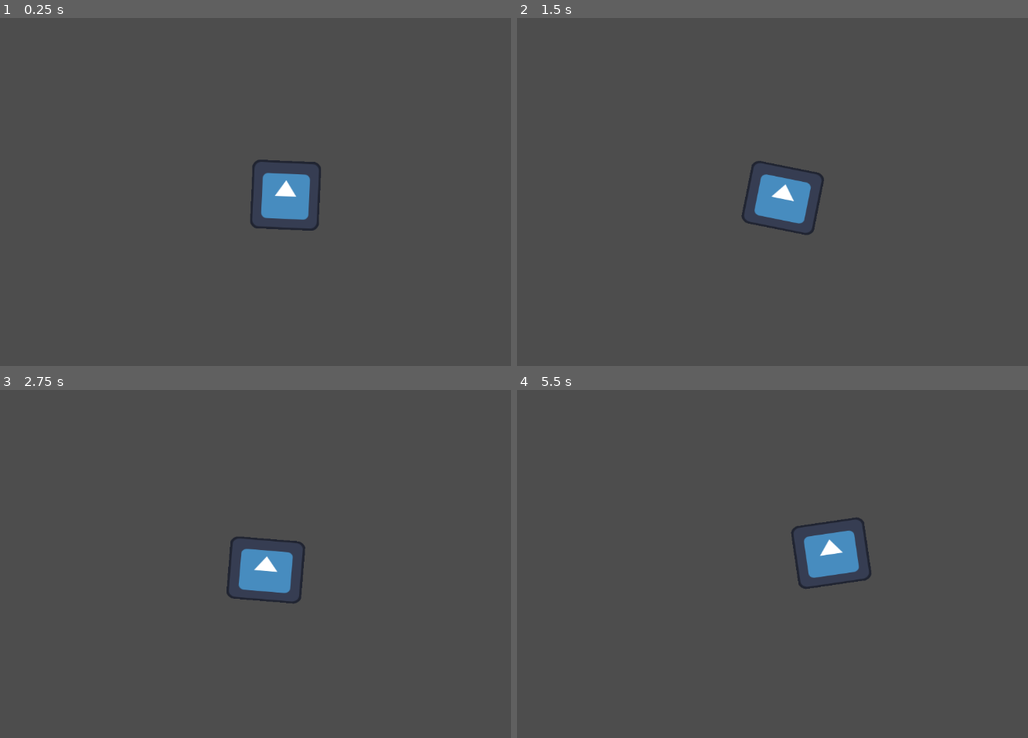
Above: before the commit, frames 1-4 (two rows, left to right).
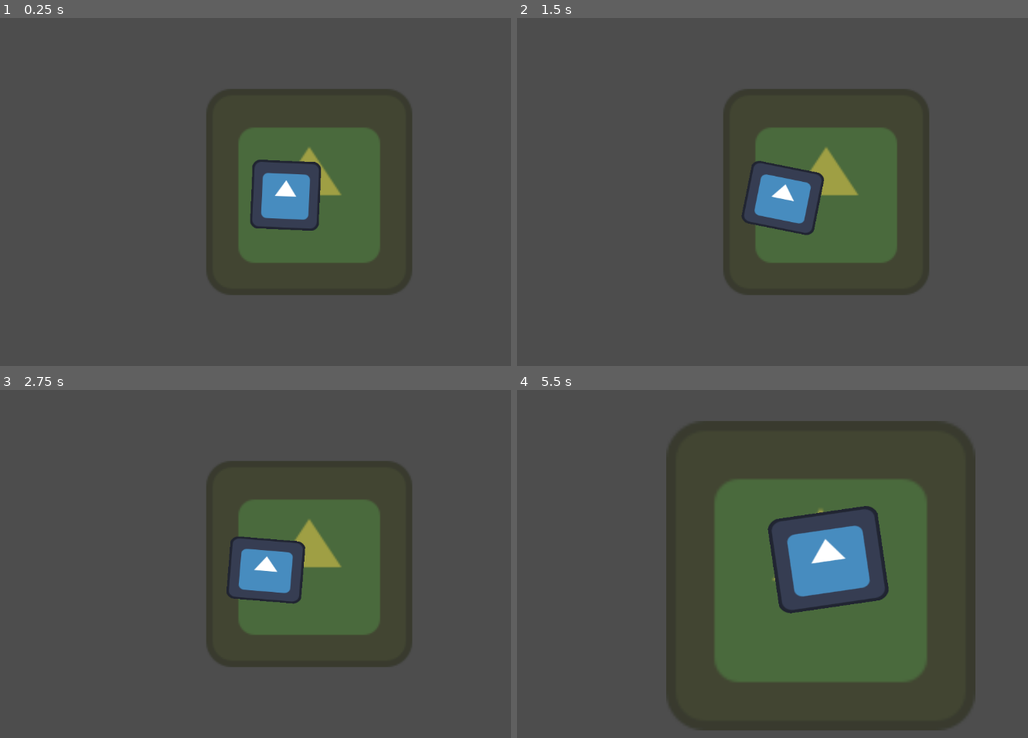
Above: after the commit, the same moments.

Repository: Snakatakka/Sheeple-Pleaser
Game: Godot game, scene res://test.tscn
Same seed, same stepped clock (60 frames per second), same inputs: the game is played once before the commit and once after it. The engine's default icon, where the game draws it, is replaced by a stand-in: a white triangle on a blue panel in a dark square.
Inputs (mouse positions are in pixels of both pictures, inside the frame that each line leads up to):
- Up to frame 1 (0.25 s): no input
- Up to frame 2 (1.5 s): tap Enter at 0.5 s; move the mouse to (961, 174) at 0.52 s; hold Right 0.53-1.28 s; tap Alt at 0.6 s; click (961, 174) at 0.67 s; move the mouse to (700, 209) at 1.27 s; hold Down from 1.28 s (still down); tap Shift at 1.35 s
- Up to frame 3 (2.75 s): tap Space at 2 s; move the mouse to (373, 487) at 2.02 s; release Down at 2.03 s; hold Right from 2.03 s (still down); tap Alt at 2.1 s
- Up to frame 4 (5.5 s): move the mouse to (792, 633) at 2.77 s; release Right at 2.78 s; hold Up 2.78-3.53 s; tap Shift at 2.85, 4.35 s; click (792, 633) at 2.92 s; tap Enter at 3.5 s; move the mouse to (1012, 616) at 3.52 s; hold Left 3.53-5.03 s; tap Alt at 3.6, 5.1 s; move the mouse to (639, 511) at 4.27 s; move the mouse to (859, 564) at 5.02 s; hold Down from 5.03 s (still down); click (859, 564) at 5.17 s

The runs differ from the first frame. In frame 1, 21% of the frame differs, in the area x 40-81%, y 20-80%; in frame 2, 21%; in frame 3, 21%; in frame 4, 49%, in the area x 29-90%, y 8-98%.

Commit message:
add ability for camera to focus on a specific sheep

Diff:
--- a/Scenes/Sheep/hitbox.gd
+++ b/Scenes/Sheep/hitbox.gd
@@ -1,6 +1,4 @@
 extends Button
 
-
-
 func _on_pressed() -> void:
-	Events.emit_signal("sheep_interacted", [self])
+	Events.emit_signal("sheep_interacted", get_parent())
--- a/project.godot
+++ b/project.godot
@@ -34,6 +34,14 @@
 
 enabled=PackedStringArray("res://addons/godot_super-wakatime/plugin.cfg")
 
+[input]
+
+Unfocus={
+"deadzone": 0.2,
+"events": [Object(InputEventKey,"resource_local_to_scene":false,"resource_name":"","device":-1,"window_id":0,"alt_pressed":false,"shift_pressed":false,"ctrl_pressed":false,"meta_pressed":false,"pressed":false,"keycode":0,"physical_keycode":4194305,"key_label":0,"unicode":0,"location":0,"echo":false,"script":null)
+]
+}
+
 [physics]
 
 3d/physics_engine="Jolt Physics"
--- a/test.tscn
+++ b/test.tscn
@@ -1,9 +1,83 @@
 [gd_scene format=3 uid="uid://dr0r8wtcjytkg"]
 
+[ext_resource type="Texture2D" uid="uid://dhwmh6w2qxec7" path="res://Assets/Visual/Miscellaneous/icon.svg" id="1_8uh7m"]
 [ext_resource type="PackedScene" uid="uid://dsrters4nheus" path="res://Scenes/Sheep/Sheep.tscn" id="1_37kl0"]
 
+[sub_resource type="GDScript" id="GDScript_8uh7m"]
+script/source = "extends Node2D
+
+var Sheep : PackedScene = preload(\"res://Scenes/Sheep/Sheep.tscn\")
+
+func _on_timer_timeout() -> void:
+	var new_sheep : Node = Sheep.instantiate()
+	add_child(new_sheep)
+"
+
+[sub_resource type="GDScript" id="GDScript_15its"]
+script/source = "extends Camera2D
+
+var focused : bool = false
+var target : Node
+var tween : Tween
+
+# Called when the node enters the scene tree for the first time.
+func _ready() -> void:
+	Events.sheep_interacted.connect(_focus)
+
+
+# Called every frame. 'delta' is the elapsed time since the previous frame.
+func _process(delta: float) -> void:
+	if Input.is_action_just_pressed(\"Unfocus\"):
+		_unfocus()
+
+	match focused:
+		true:
+			if position != target.position:
+				position = target.position
+		false:
+			position = Vector2(0, 0)
+
+func _focus(sheep : Node) -> void:
+	if target == sheep:
+		_unfocus()
+		return
+	else:
+		target = sheep
+
+	if tween:
+		tween.kill()
+
+	tween = create_tween()
+	tween.set_ease(Tween.EASE_IN_OUT)
+	tween.set_trans(Tween.TRANS_BACK)
+	tween.tween_property(self, \"position\", target.position, 0.5)
+	tween.parallel().tween_property(self, \"zoom\", Vector2(2, 2), 0.5)
+	focused = true
+
+func _unfocus() -> void:
+	if tween:
+		tween.kill()
+
+	tween = create_tween()
+	tween.set_ease(Tween.EASE_IN_OUT)
+	tween.set_trans(Tween.TRANS_BACK)
+	tween.tween_property(self, \"position\", Vector2(0, 0), 0.5)
+	tween.parallel().tween_property(self, \"zoom\", Vector2(1, 1), 0.5)
+	await tween.finished
+	focused = false
+	target = null
+"
+
 [node name="test" type="Node2D" unique_id=1744826940]
+script = SubResource("GDScript_8uh7m")
+
+[node name="Sprite2D" type="Sprite2D" parent="." unique_id=1552926214]
+modulate = Color(1, 1, 0.22352941, 0.45882353)
+scale = Vector2(3, 3)
+texture = ExtResource("1_8uh7m")
 
 [node name="Camera2D" type="Camera2D" parent="." unique_id=815979797]
+position_smoothing_enabled = true
+script = SubResource("GDScript_15its")
 
 [node name="Sheep" parent="." unique_id=457419525 instance=ExtResource("1_37kl0")]
